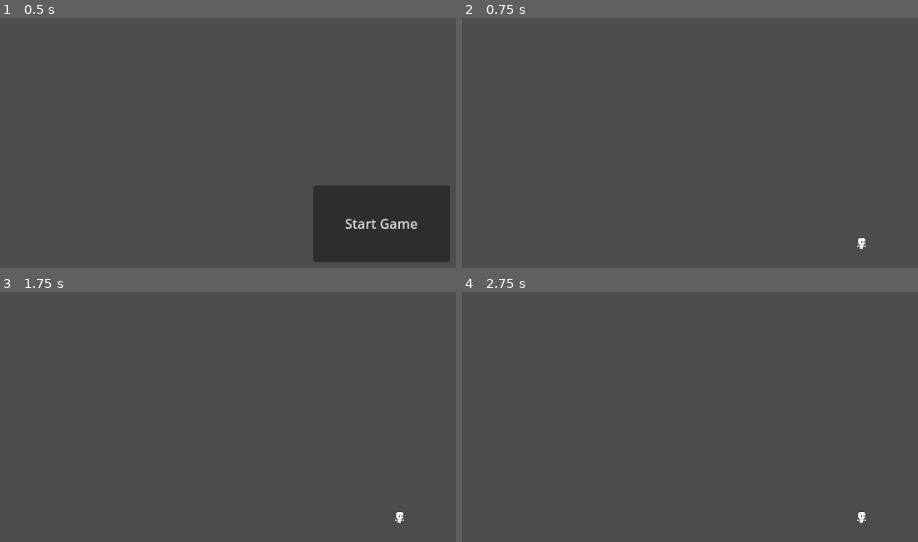
Above: before the commit, frames 1-4 (two rows, left to right).
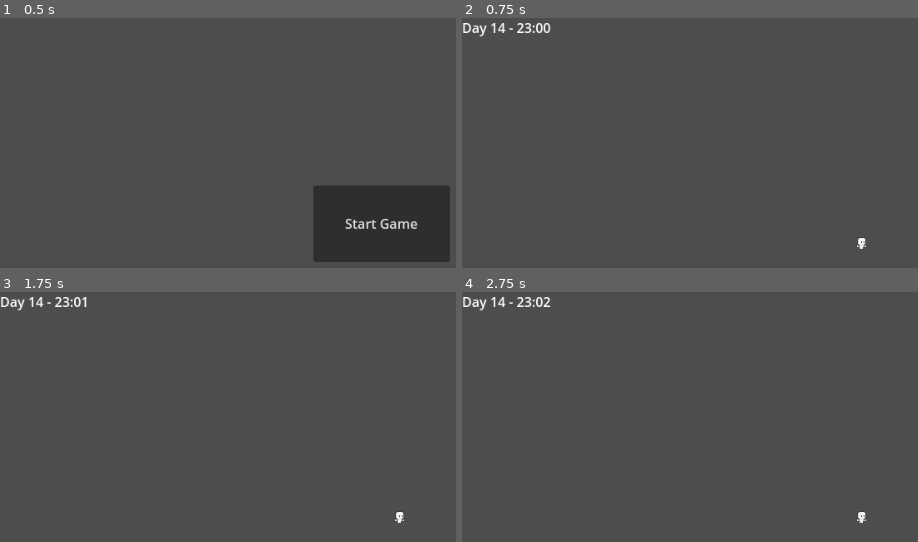
Above: after the commit, the same moments.

Repository: seronolin/Sleepish
Game: Godot game, scene res://assets/core/scenes/main_menu.tscn
Same seed, same stepped clock (60 frames per second), same inputs: the game is played once before the commit and once after it.
Inputs (mouse positions are in pixels of both pictures, inside the frame that each line leads up to):
- Up to frame 1 (0.5 s): no input
- Up to frame 2 (0.75 s): click "Start Game" at 0.5 s
- Up to frame 3 (1.75 s): tap Enter at 1.25 s; move the mouse to (outside the picture) at 1.27 s; hold D (move_right) from 1.28 s (still down); click (outside the picture) at 1.35 s; tap Space (jump) at 1.52 s
- Up to frame 4 (2.75 s): keep holding D (move_right); tap Space (jump) at 2, 2.27 s; move the mouse to (703, 539) at 2.02 s; right-click (703, 539) at 2.1 s

Frame 1 is identical in both runs. In frame 2, 0.4% of the frame differs, in the area x 0-20%, y 2-8%; in frame 3, 0.4%; in frame 4, 0.4%.

Commit message:
Add changing time to gameclock

Diff:
--- /dev/null
+++ b/assets/core/scripts/flags.gd
@@ -0,0 +1,11 @@
+extends Node
+
+
+# Called when the node enters the scene tree for the first time.
+func _ready() -> void:
+	pass # Replace with function body.
+
+
+# Called every frame. 'delta' is the elapsed time since the previous frame.
+func _process(delta: float) -> void:
+	pass
--- a/assets/core/scripts/game_clock.gd
+++ b/assets/core/scripts/game_clock.gd
@@ -1,12 +1,14 @@
 extends Node
 
 var time_passing := false
-var current_day :int = 1
+var current_day :int = 0
 var current_hour :int = 0
 var current_min: int = 0
 var min_per_day := 24.0
 var accumulated_seconds := 0.0
 var real_seconds_per_game_minute: float
+
+var frozen := false
 
 func _process(delta: float):
 	if time_passing == false:
@@ -32,12 +34,18 @@
 ## Helper Functions?
 
 func start_clock():
-	time_passing = true
+	if frozen == false:
+		time_passing = true
+	else:
+		pass
 
 func stop_clock():
-	time_passing = false
+	if frozen == false:
+		time_passing = false
+	else:
+		pass
 
-func change_time_ratio(new_min_per_day: float):
+func set_time_ratio(new_min_per_day: float):
 	min_per_day = new_min_per_day
 	update_time_ratio()
 
@@ -48,3 +56,8 @@
 		"minute": current_min,
 		"total_minutes": (current_day - 1) * 1440 + current_hour * 60 + current_min
 	}
+
+func change_time(day := current_day, hour := current_hour, minute := current_min):
+	current_day = day
+	current_hour = hour
+	current_min = minute
--- a/assets/dream/ui/clock.tscn
+++ b/assets/dream/ui/clock.tscn
@@ -1,7 +1,15 @@
-[gd_scene format=3 uid="uid://b2kfrpfaecbew"]
+[gd_scene load_steps=2 format=3 uid="uid://b2kfrpfaecbew"]
 
-[node name="Clock" type="Control"]
+[ext_resource type="Script" uid="uid://dgj7vdarjept3" path="res://assets/dream/ui/clockUI.gd" id="1_rkg6r"]
+
+[node name="ClockUI" type="Control"]
 layout_mode = 3
 anchors_preset = 0
 offset_right = 40.0
 offset_bottom = 40.0
+script = ExtResource("1_rkg6r")
+
+[node name="Label" type="Label" parent="."]
+layout_mode = 0
+offset_right = 40.0
+offset_bottom = 23.0
--- /dev/null
+++ b/assets/dream/ui/clockUI.gd
@@ -0,0 +1,15 @@
+extends Control
+
+@onready var label := $Label
+
+func _ready() -> void:
+	if GameClock.current_day == 0 :
+		label.text = "??:??"
+
+func _process(_delta):
+	if GameClock:
+		label.text = "Day %d - %02d:%02d" % [
+			GameClock.current_day,
+			GameClock.current_hour,
+			GameClock.current_min
+		]
--- /dev/null
+++ b/assets/reality/scenes/rooms/demis_house/demis_bedroom.gd
@@ -0,0 +1,11 @@
+extends Node2D
+
+func _ready() -> void:
+	GameClock.start_clock()
+	GameClock.change_time(14,23)
+
+
+
+# Called every frame. 'delta' is the elapsed time since the previous frame.
+func _process(delta: float) -> void:
+	pass
--- a/assets/reality/scenes/rooms/demis_house/demis_bedroom.tscn
+++ b/assets/reality/scenes/rooms/demis_house/demis_bedroom.tscn
@@ -1,10 +1,10 @@
 [gd_scene load_steps=3 format=3 uid="uid://cesosdqkj8fje"]
 
-[ext_resource type="PackedScene" uid="uid://1j8npl34lysi" path="res://assets/dream/scenes/reality/rooms/reality_room_base.tscn" id="1_848v0"]
-[ext_resource type="Texture2D" uid="uid://d88bh4wr54hn" path="res://assets/dream/sprites/tileset.png" id="2_d0hx6"]
+[ext_resource type="PackedScene" uid="uid://1j8npl34lysi" path="res://assets/reality/scenes/rooms/reality_room_base.tscn" id="1_848v0"]
+[ext_resource type="Script" uid="uid://dnxuiom33ig12" path="res://assets/reality/scenes/rooms/demis_house/demis_bedroom.gd" id="2_3kamg"]
 
 [node name="DemisBedroom" instance=ExtResource("1_848v0")]
+script = ExtResource("2_3kamg")
 
 [node name="Tileset" type="Sprite2D" parent="." index="2"]
 position = Vector2(13, 18)
-texture = ExtResource("2_d0hx6")
--- /dev/null
+++ b/assets/reality/scenes/ui/reality_hud.gd
@@ -0,0 +1,11 @@
+extends CanvasLayer
+
+
+# Called when the node enters the scene tree for the first time.
+func _ready() -> void:
+	pass # Replace with function body.
+
+
+# Called every frame. 'delta' is the elapsed time since the previous frame.
+func _process(delta: float) -> void:
+	pass
--- a/assets/reality/scenes/ui/reality_hud.tscn
+++ b/assets/reality/scenes/ui/reality_hud.tscn
@@ -1,8 +1,10 @@
-[gd_scene load_steps=2 format=3 uid="uid://ogf28r131ede"]
+[gd_scene load_steps=3 format=3 uid="uid://ogf28r131ede"]
 
 [ext_resource type="PackedScene" uid="uid://b2kfrpfaecbew" path="res://assets/dream/ui/clock.tscn" id="1_fy63i"]
+[ext_resource type="Script" uid="uid://dv2567a2h8fcc" path="res://assets/reality/scenes/ui/reality_hud.gd" id="1_wnpt6"]
 
 [node name="reality_hud" type="CanvasLayer"]
+script = ExtResource("1_wnpt6")
 
 [node name="Clock" parent="." instance=ExtResource("1_fy63i")]
 
--- a/assets/reality/scripts/reality_room_base.gd
+++ b/assets/reality/scripts/reality_room_base.gd
@@ -1,15 +1,20 @@
 # reality_room_base.gd
 extends Node2D
 
-@onready var spawn_point: Marker2D = $PlayerSpawnPoint
 
-func _ready() -> void:
-	# Reposition player to spawn point if it exists
-	var player = get_node_or_null("reality_player")
-	if player and spawn_point:
-		player.global_position = spawn_point.global_position
 
-func get_spawn_position() -> Vector2:
-	if spawn_point:
-		return spawn_point.global_position
-	return Vector2(320, 180)  # Default fallback
+
+
+
+#@onready var spawn_point: Marker2D = $PlayerSpawnPoint
+#
+#func _ready() -> void:
+	## Reposition player to spawn point if it exists
+	#var player = get_node_or_null("reality_player")
+	#if player and spawn_point:
+		#player.global_position = spawn_point.global_position
+#
+#func get_spawn_position() -> Vector2:
+	#if spawn_point:
+		#return spawn_point.global_position
+	#return Vector2(320, 180)  # Default fallback
--- a/project.godot
+++ b/project.godot
@@ -23,6 +23,7 @@
 BiteBlightManager="*res://assets/dream/systems/bites_blights/bite_blight_manager.gd"
 GlossaryManager="*res://assets/dream/systems/glossaries/glossary_manager.gd"
 Global="*res://assets/core/scripts/global.gd"
+Flags="*res://assets/core/scripts/flags.gd"
 
 [display]
 
Not shown, added: assets/core/scripts/flags.gd.uid
Not shown, added: assets/dream/ui/clockUI.gd.uid
Not shown, added: assets/reality/scenes/rooms/demis_house/demis_bedroom.gd.uid
Not shown, added: assets/reality/scenes/ui/reality_hud.gd.uid
